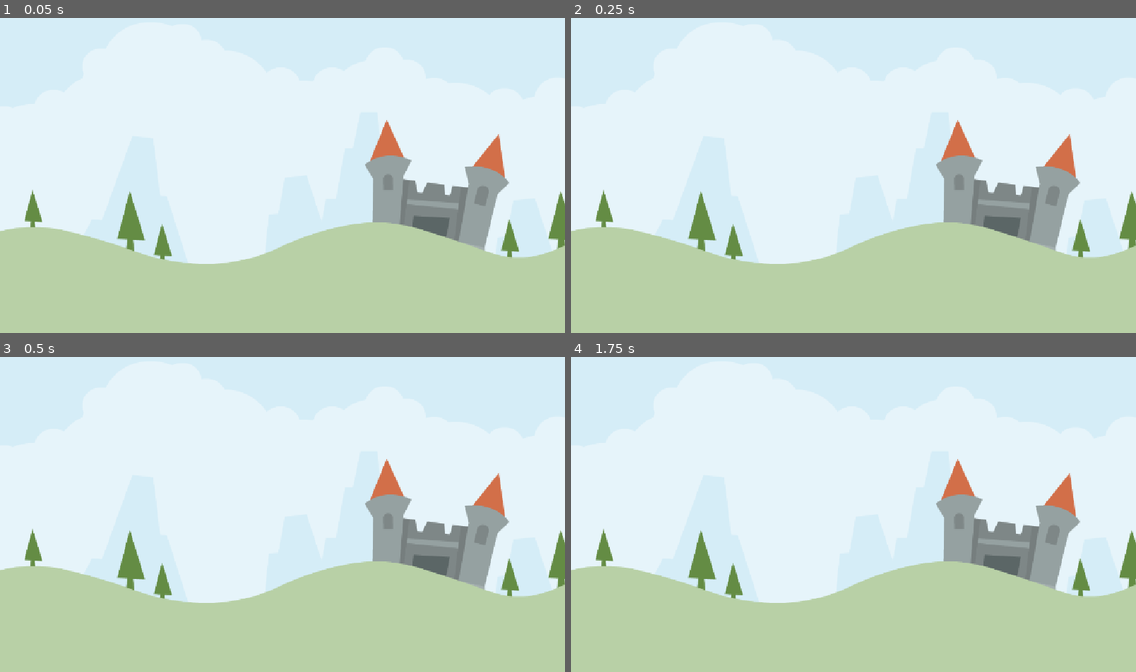
Above: before the commit, frames 1-4 (two rows, left to right).
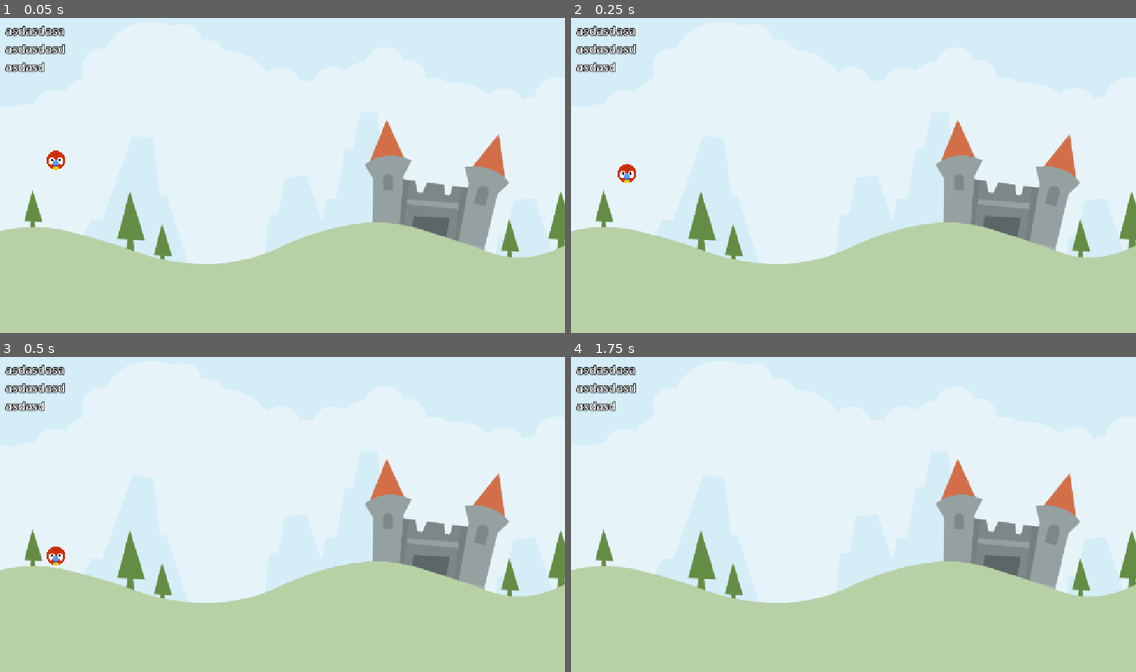
Above: after the commit, the same moments.

Repository: leoxborghi/udeLasVegas
Game: Godot game, scene res://Scenes/LevelBase/level_base.tscn
Two runs of this game, one before a commit and one after it. Both use one fixed random seed, a clock stepped at 60 frames per second and the inputs below. Before the commit the project has no main scene; this scene is started directly in both runs.
Inputs (mouse positions are in pixels of both pictures, inside the frame that each line leads up to):
- Up to frame 1 (0.05 s): no input
- Up to frame 2 (0.25 s): no input
- Up to frame 3 (0.5 s): no input
- Up to frame 4 (1.75 s): tap Enter at 0.5 s; move the mouse to (977, 498) at 0.52 s; hold Right 0.53-1.28 s; tap Alt at 0.6 s; click (977, 498) at 0.67 s; tap Space at 1.25 s; move the mouse to (740, 530) at 1.27 s; hold Down (ui_down) from 1.28 s (still down); tap Shift at 1.35 s

The runs differ from the first frame. In frame 1, 0.8% of the frame differs, in the area x 0-12%, y 2-49%; in frame 2, 0.8%; in frame 3, 0.8%, in the area x 0-12%, y 2-67%; in frame 4, 0.7%.

Commit message:
prima sessione di oggi

Diff:
--- /dev/null
+++ b/Animal/animal.gd
@@ -0,0 +1,22 @@
+class_name Animal
+
+
+extends RigidBody2D
+
+
+
+@onready var label : Label = $Label
+
+
+
+func _ready() -> void:
+	pass
+
+
+
+func _processed( _delta: float) -> void:
+	label.text = "Freeze:%s\nContactCount:%d\nSleeping:%s" % [
+		freeze,
+		get_contact_count(),
+		sleeping
+	]
--- /dev/null
+++ b/Animal/animal.tscn
@@ -0,0 +1,42 @@
+[gd_scene load_steps=6 format=3 uid="uid://c8p8162me3sbv"]
+
+[ext_resource type="Texture2D" uid="uid://b7fprk6oq5a67" path="res://Assets/player/parrot.png" id="1_1vq0b"]
+[ext_resource type="AudioStream" uid="uid://dl4nnabamxu34" path="res://Assets/audio/kick_wood.ogg" id="2_uhgl0"]
+[ext_resource type="AudioStream" uid="uid://yukermxm6pp0" path="res://Assets/audio/catapult.ogg" id="3_p1kwv"]
+[ext_resource type="AudioStream" uid="uid://bco6cvqghpq1t" path="res://Assets/audio/stretch2.ogg" id="4_pai5w"]
+
+[sub_resource type="CircleShape2D" id="CircleShape2D_sxl74"]
+radius = 19.235384
+
+[node name="Animal" type="RigidBody2D"]
+input_pickable = true
+contact_monitor = true
+max_contacts_reported = 1
+
+[node name="Sprite2D" type="Sprite2D" parent="."]
+scale = Vector2(0.15, 0.15)
+texture = ExtResource("1_1vq0b")
+
+[node name="CollisionShape2D" type="CollisionShape2D" parent="."]
+shape = SubResource("CircleShape2D_sxl74")
+
+[node name="Label" type="Label" parent="."]
+top_level = true
+offset_left = 11.0
+offset_top = 13.0
+offset_right = 133.0
+offset_bottom = 121.0
+theme_override_constants/outline_size = 6
+theme_override_font_sizes/font_size = 24
+text = "asdasdasa
+asdasdasd
+asdasd"
+
+[node name="KickSound" type="AudioStreamPlayer2D" parent="."]
+stream = ExtResource("2_uhgl0")
+
+[node name="LaunchSound" type="AudioStreamPlayer2D" parent="."]
+stream = ExtResource("3_p1kwv")
+
+[node name="StretchSound" type="AudioStreamPlayer2D" parent="."]
+stream = ExtResource("4_pai5w")
--- a/Scenes/LevelBase/level_base.tscn
+++ b/Scenes/LevelBase/level_base.tscn
@@ -1,6 +1,8 @@
-[gd_scene load_steps=2 format=3 uid="uid://conger70ypd7"]
+[gd_scene load_steps=4 format=3 uid="uid://conger70ypd7"]
 
 [ext_resource type="Texture2D" uid="uid://crvjue3olio2f" path="res://Assets/scene/colored_castle.png" id="1_fe7a1"]
+[ext_resource type="PackedScene" uid="uid://c8p8162me3sbv" path="res://Animal/animal.tscn" id="2_1l5ts"]
+[ext_resource type="Script" uid="uid://dpfq7dq5x181u" path="res://Animal/animal.gd" id="3_2wk6i"]
 
 [node name="LevelBase" type="Node"]
 
@@ -8,3 +10,7 @@
 position = Vector2(604, 295)
 scale = Vector2(1.2, 1.2)
 texture = ExtResource("1_fe7a1")
+
+[node name="Animal" parent="." instance=ExtResource("2_1l5ts")]
+position = Vector2(114, 294)
+script = ExtResource("3_2wk6i")
--- a/project.godot
+++ b/project.godot
@@ -11,6 +11,7 @@
 [application]
 
 config/name="u.dLasvegas"
+run/main_scene="uid://conger70ypd7"
 config/features=PackedStringArray("4.5", "Forward Plus")
 config/icon="res://icon.svg"
 
Not shown, added: Animal/animal.gd.uid
